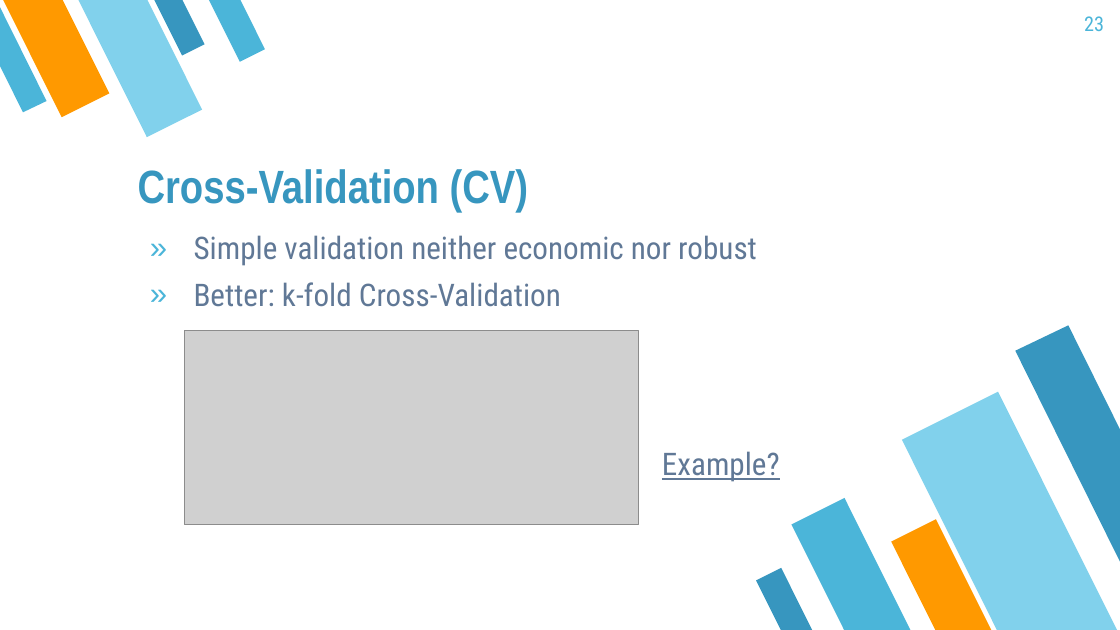
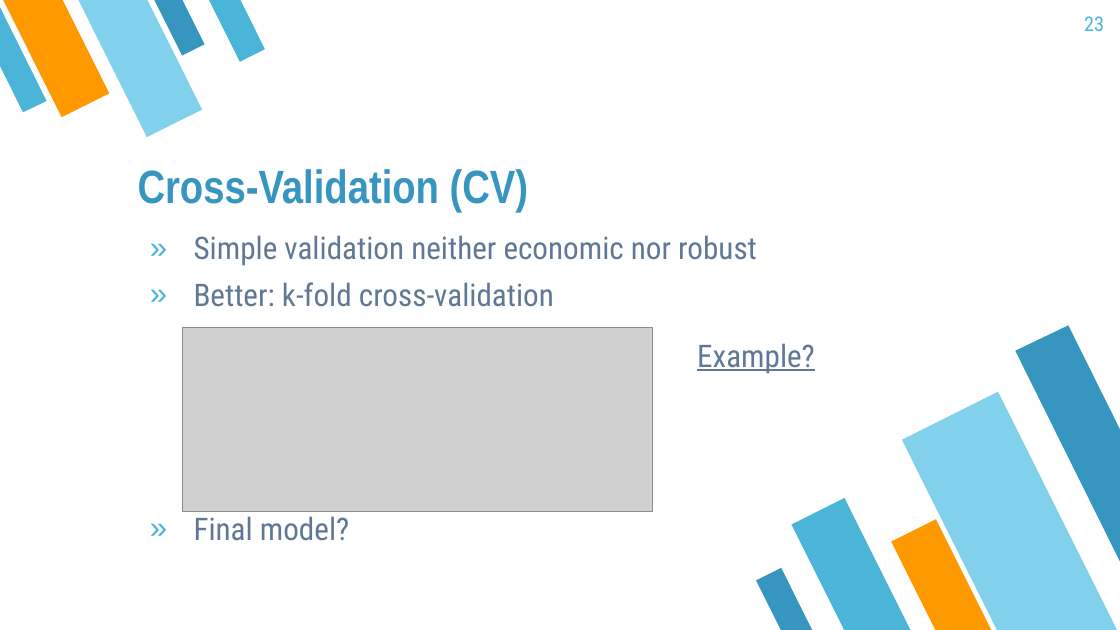
Before and after one commit to mayer79/ml_lecture, a slide deck: slide 23 of slides/DRAFT.pptx. Drawn at 1120x630 pixels with LibreOffice and Linux fonts; fonts in the diff are those of the drawing; grey boxes stand for pictures. Boxes give left, top, right and bottom in pixels: in the first picture for what was removed or moved away, otherwise in the second. Text is boxed around its words. In the diff, an @@ line names an element or a change of style, - is before the commit and + after.

```diff
--- a/slides/DRAFT.pptx
+++ b/slides/DRAFT.pptx
@@ text at (194,282,554,541): text changed @@
-» Better: k-fold Cross-Validation
+» Better: k-fold cross-validation
+» Final model?
@@ picture: place and size @@
-picture at (184,330,638,524)
+picture at (183,327,652,512)
@@ text "Example?": place and size @@
-text "Example?" at (662,451,780,482)
+text "Example?" at (697,343,815,374)
```
Also in this commit, not shown: 1 other slide changed, 3 other files.
